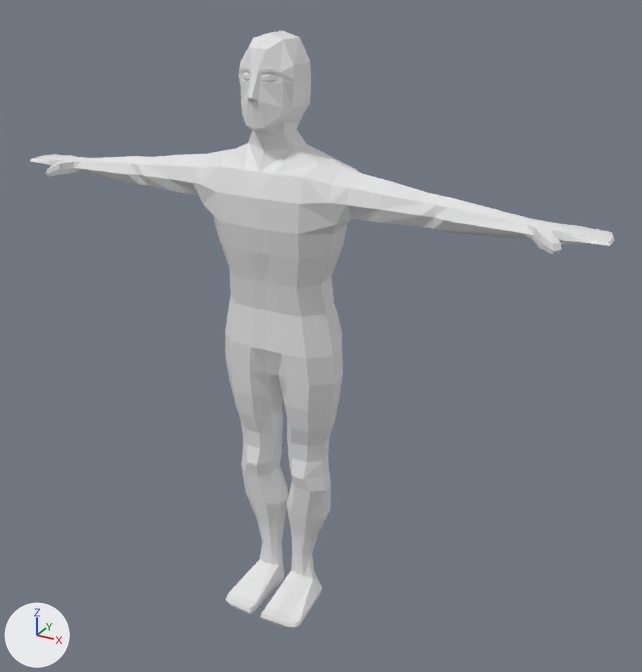
The Blender file Assets/GameObjects/Characters/Humans/HumanCharacters.blend as it was, and as the next commit left it.
One viewpoint serves both versions: a 50 mm lens placed at (2.46, -3.74, 3.82), pointed at (0.19, 0.38, 1.76). The lights are fixed; the arrows at lower left show +X, +Y and +Z.

The scene before the commit, as lines of its bpy script (objects in view):
```python
me_cube = bpy.data.meshes.new('Cube')
me_cube.from_pydata(...)  # 12 vertices, 10 faces; spans x 0.59..2.23, y 1.24..2.26, z 69.47..69.91
me_cube.materials.append(None)
me_cube_002 = bpy.data.meshes.new('Cube.002')
me_cube_002.from_pydata(...)  # 363 vertices, 354 faces; spans x 0.0..1.76, y -0.12..0.55, z -0.02..3.81
me_cube_002.materials.append(None)
me_cube_005 = bpy.data.meshes.new('Cube.005')
me_cube_005.from_pydata(...)  # 363 vertices, 354 faces; spans x 0.0..1.76, y -0.12..0.54, z -0.02..3.81
me_cube_005.materials.append(None)
ob_eyebrows = bpy.data.objects.new('Eyebrows', me_cube)
ob_eyebrows.location = (0.0, 0.004, 0.0)
ob_eyebrows.scale = (0.0468, 0.0468, 0.0468)
_m = ob_eyebrows.modifiers.new('Mirror', 'MIRROR')
_m.use_clip = True
ob_female = bpy.data.objects.new('Female', me_cube_005)
ob_female.location = (0.0, 0.0, 0.0)
ob_female.scale = (1.0, 1.0, 0.9)
_m = ob_female.modifiers.new('Mirror', 'MIRROR')
_m.use_clip = True
ob_female.hide_set(True)
ob_male = bpy.data.objects.new('Male', me_cube_002)
ob_male.location = (0.0, 0.0, 0.0)
ob_male.scale = (1.0, 1.0, 0.9)
_m = ob_male.modifiers.new('Mirror', 'MIRROR')
_m.use_clip = True
```
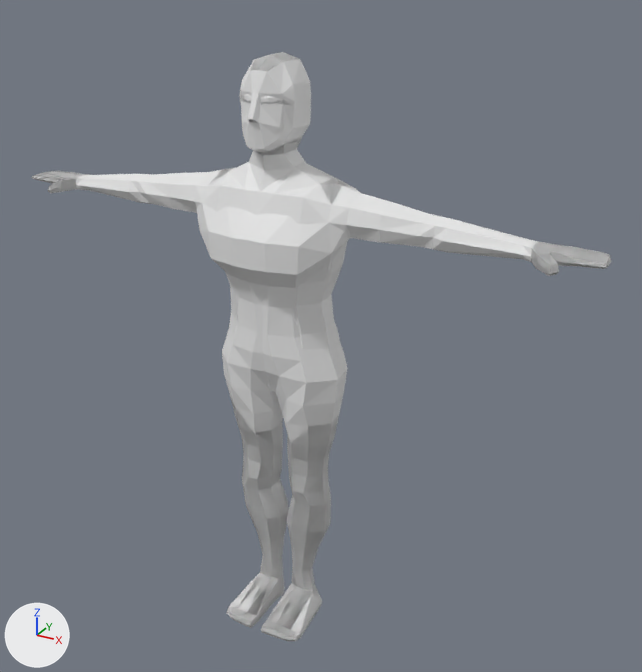
Pixel boxes [x1, y1, x2, y2] of what changed, in the pictures (642 x 672 px):
'Male', moved
    before: [30, 31, 614, 628]
    after: [76, 52, 539, 391]
'Female', shown
    after: [31, 59, 611, 641]
'Eyebrows', hidden
    before: [243, 66, 277, 72]

Diff of the bpy script that builds the scene:
```diff
--- a/Assets/GameObjects/Characters/Humans/HumanCharacters.blend.py
+++ b/Assets/GameObjects/Characters/Humans/HumanCharacters.blend.py
@@ ob_male @@
 ob_male = bpy.data.objects.new('Male', me_cube_002)
-ob_male.location = (0.0, 0.0, 0.0)
+ob_male.location = (0.0, 0.0, -0.103)
 ob_male.scale = (1.0, 1.0, 0.9)
@@ ob_female @@
 ob_female = bpy.data.objects.new('Female', me_cube_005)
-ob_female.location = (0.0, 0.0, 0.0)
+ob_female.location = (0.0, 0.0, -0.103)
 ob_female.scale = (1.0, 1.0, 0.9)
@@ ob_female @@
 _m = ob_female.modifiers.new('Mirror', 'MIRROR')
 _m.use_clip = True
-ob_female.hide_set(True)
@@ ob_eyebrows @@
 _m = ob_eyebrows.modifiers.new('Mirror', 'MIRROR')
 _m.use_clip = True
+ob_eyebrows.hide_set(True)
```
